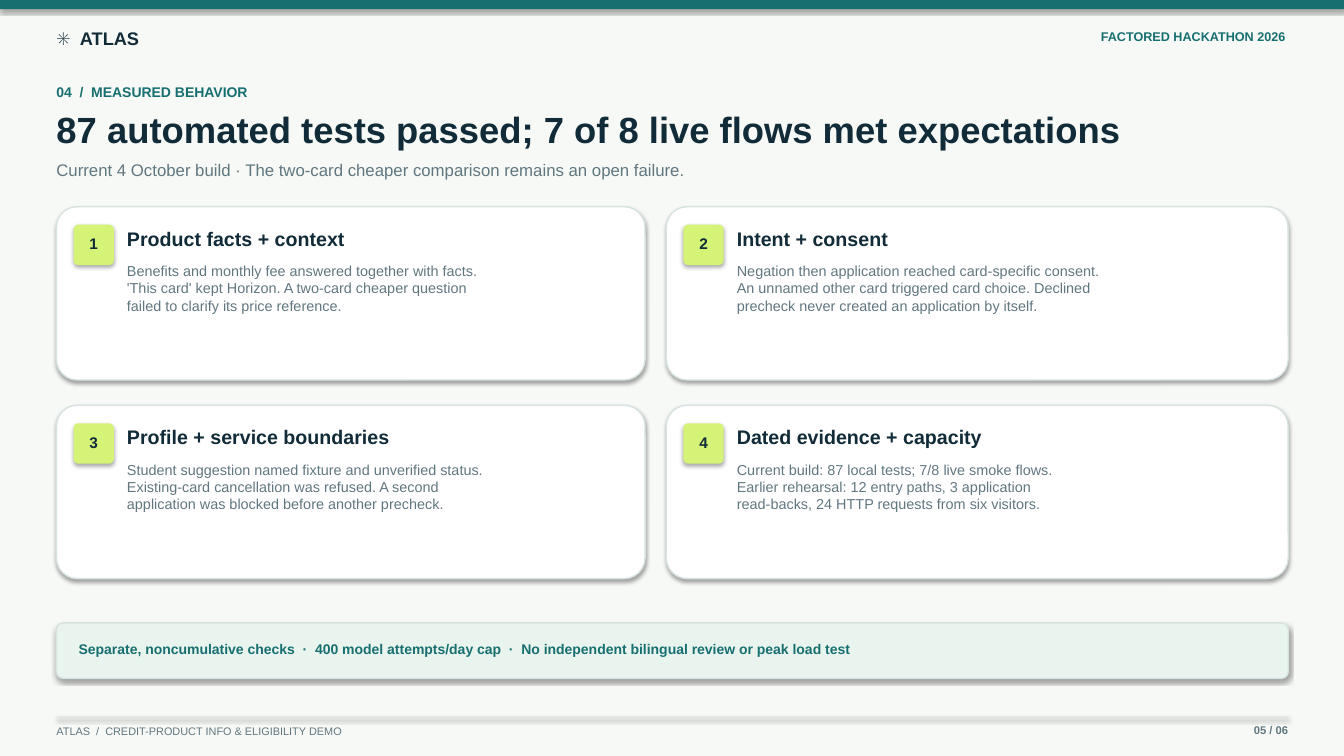
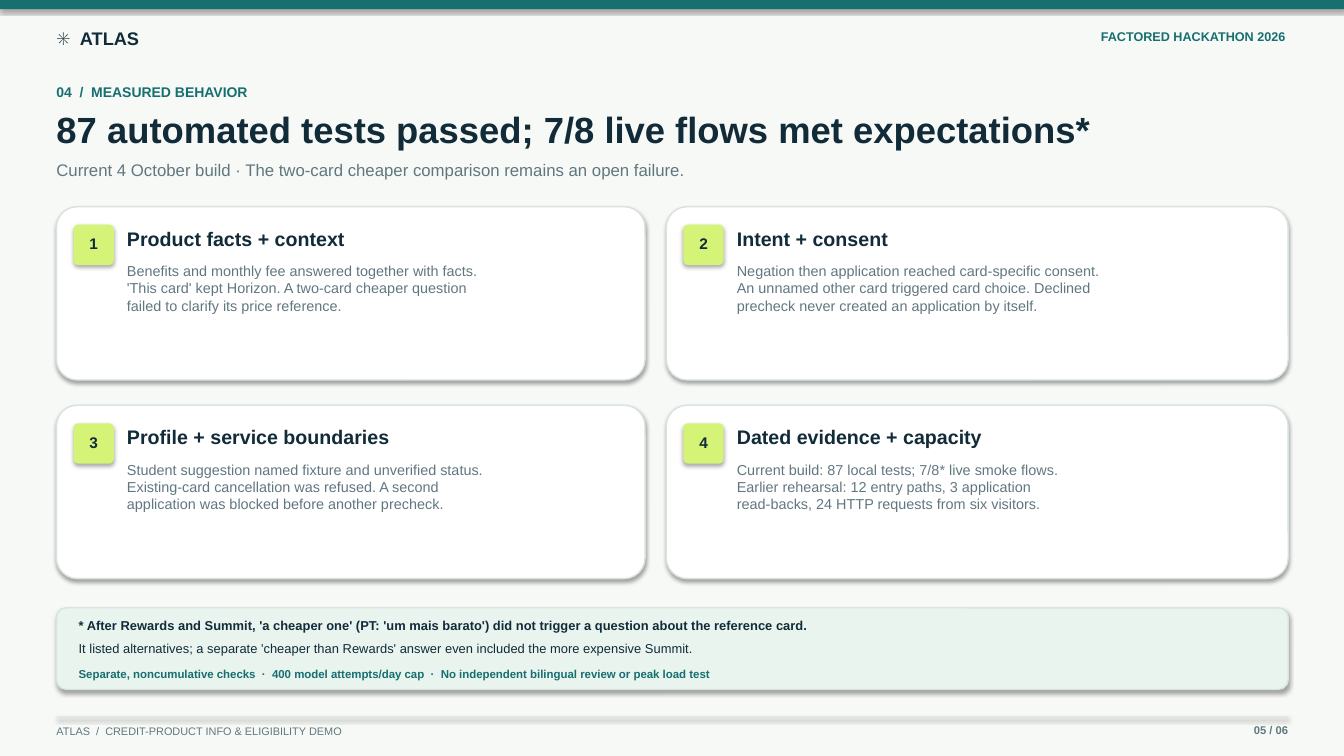
Before and after one commit to lucasswolff/factored-hackathon-2026-atlas, a slide deck: slide 5 of presentation/atlas_factored_hackathon_2026.pptx. Drawn at 1344x756 pixels with LibreOffice and Linux fonts; fonts in the diff are those of the drawing. Boxes give left, top, right and bottom in pixels: in the first picture for what was removed or moved away, otherwise in the second. Text is boxed around its words. In the diff, an @@ line names an element or a change of style, - is before the commit and + after.

Commit message:
Explain failed cheaper-card flow in slide footnote (#35)

```diff
--- a/presentation/atlas_factored_hackathon_2026.pptx
+++ b/presentation/atlas_factored_hackathon_2026.pptx
@@ text at (56, 116, 1090, 150): text changed @@
-87 automated tests passed; 7 of 8 live flows met expectations
+87 automated tests passed; 7/8 live flows met expectations*
@@ text at (737, 464, 1058, 477): text changed @@
-Current build: 87 local tests; 7/8 live smoke flows.
+Current build: 87 local tests; 7/8* live smoke flows.
@@ rounded rectangle: place and size @@
-rounded rectangle at (56, 623, 1289, 679)
+rounded rectangle at (56, 608, 1289, 690)
@@ text added at (87, 620, 807, 633), 9.2 pt, text #112B38, bold @@
+* After Rewards and Summit, 'a cheaper one' (PT: 'um mais barato') did not trigger a question about the reference card.
@@ text added at (79, 643, 692, 656), 9.2 pt, text #112B38 @@
+It listed alternatives; a separate 'cheaper than Rewards' answer even included the more expensive Summit.
@@ text "Separate, noncumulative checks · 400 ...": place and size @@
-text "Separate, noncumulative checks · 400 ..." at (79, 644, 850, 657)
+text "Separate, noncumulative checks · 400 ..." at (79, 669, 709, 681)
@@ text "Separate, noncumulative checks · 400 ..." at (79, 669, 709, 681): size 10 to 8.2 pt @@
```
Also in this commit, not shown: 2 other files.
